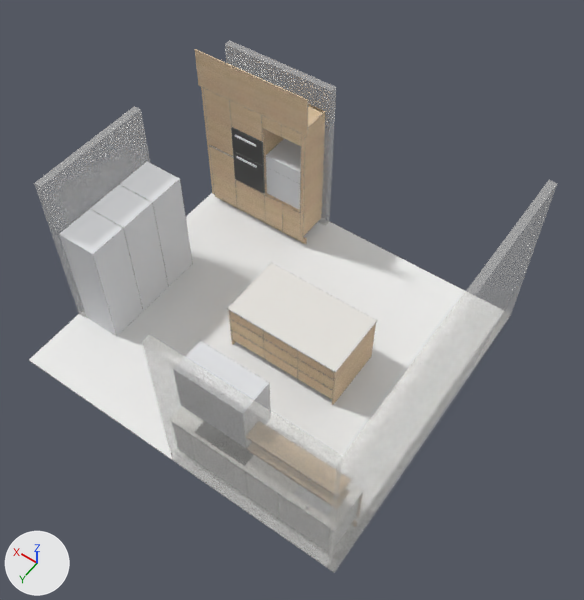
A saved change to the glTF model 2025-284-B01-Kjokken-Plan-1/modell.glb.
Rendered twice from a 50 mm camera at (-1766.0, 3339.0, 10110.0) aimed at (2248.0, -2280.0, 1279.0). Arrows for +X, +Y and +Z are at lower left; the lights stay in place. The older version comes first. Vertices at exactly the same position are counted once.
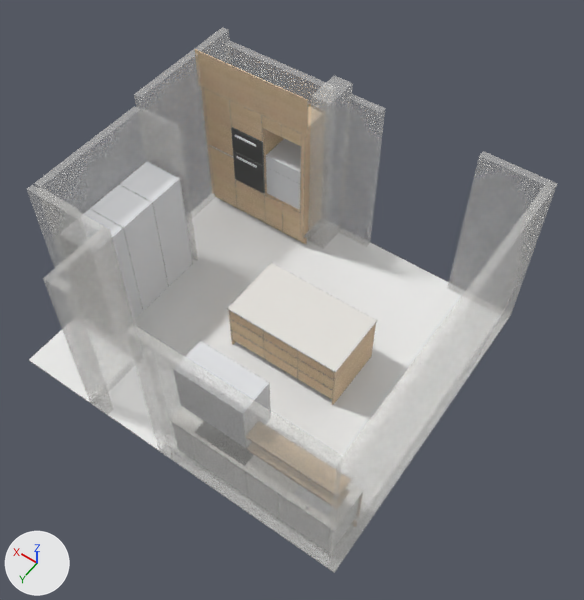
What differs and where, as boxes (x1, y1, x2, y2) in the pictures (584 x 600 px):
'Mesh_0', reshaped: before (29, 40, 558, 573); after (27, 27, 558, 573)
part 1 of me_mesh_0, added: after (27, 185, 135, 414)
part 2 of me_mesh_0, added: after (308, 75, 385, 249)
part 3 of me_mesh_0, added: after (39, 27, 230, 261)
part 4 of me_mesh_0, added: after (448, 151, 557, 318)
part 5 of me_mesh_0, added: after (126, 324, 172, 459)

The change, as a diff of the scene's bpy script:
```diff
--- a/2025-284-B01-Kjokken-Plan-1/modell.glb.py
+++ b/2025-284-B01-Kjokken-Plan-1/modell.glb.py
@@ me_mesh_0 @@
 # used by ob_mesh_0; location = (0.0, 0.0, 0.0)
-me_mesh_0.from_pydata(...)  # 26306 vertices, 29184 faces; spans x -122.0..5377.0, y -4855.0..122.0, z -22.0..3036.0
+me_mesh_0.from_pydata(...)  # 26368 vertices, 29304 faces; spans x -122.0..5377.0, y -4855.0..122.0, z -22.0..3036.0
+# me_mesh_0 part 1: a new loose piece of 20 vertices spanning x 3755.0..5375.0, y -905.0..120.0, z 0.0..2800.0, in mat_vegg (white #efedea)
+# me_mesh_0 part 2: a new loose piece of 15 vertices spanning x 2475.0..3345.0, y -4853.0..-4275.0, z 0.0..2984.0, in mat_vegg (white #efedea)
+# me_mesh_0 part 3: 17 vertices added at x 4575.0..5375.0, y -4853.0..-905.0, z 0.0..2984.0
+# me_mesh_0 part 4: 6 vertices added at x -120.0..945.0, y -4853.0..-4733.0, z 0.0..2800.0
+# me_mesh_0 part 5: 4 vertices added at x 2797.0, y 0.0..120.0, z 0.0..2800.0
 me_mesh_0.materials.append(mat_material)
```
